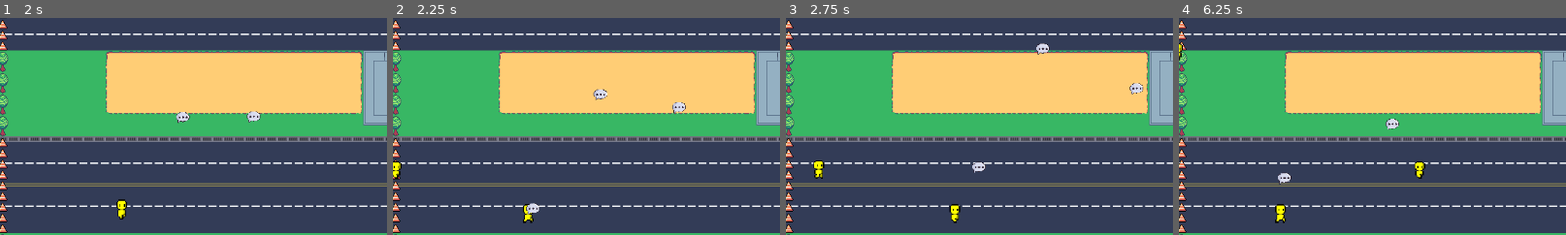
Above: before the commit, frames 1-4 (left to right).
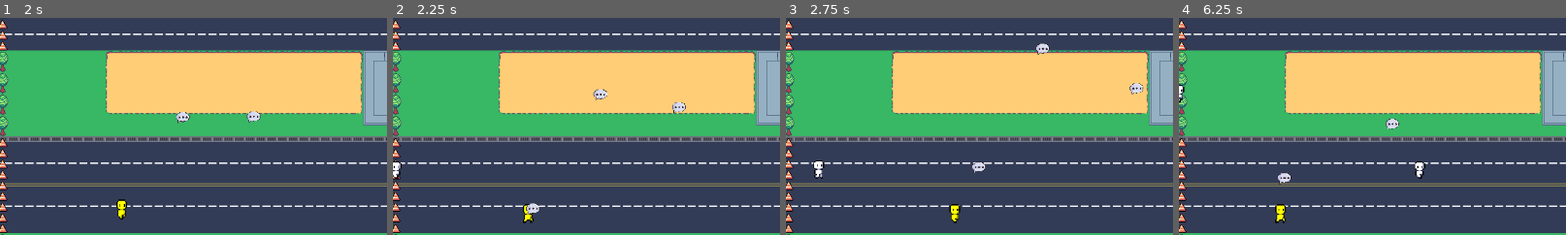
Above: after the commit, the same moments.

Repository: eliseokeefe/GameDevFinal
Game: Godot game, scene res://part_2.tscn
Same seed, same stepped clock (60 frames per second), same inputs: the game is played once before the commit and once after it. This scene is started directly instead of the project's main scene.
Inputs (mouse positions are % of the whole screen's width and height, from its top left):
- Up to frame 1 (2 s): tap Enter at 0.5 s; move the mouse to (72, 45) at 0.52 s; hold D (right) 0.53-1.28 s; click (72, 45) at 0.6 s; move the mouse to (30, 55) at 1.27 s; hold S (down) from 1.28 s (still down); click (30, 55) at 1.35 s
- Up to frame 2 (2.25 s): move the mouse to (60, 28) at 2.02 s; release S (down) at 2.03 s; hold D (right) from 2.03 s (still down); click (60, 28) at 2.1 s
- Up to frame 3 (2.75 s): keep holding D (right)
- Up to frame 4 (6.25 s): move the mouse to (45, 70) at 2.77 s; release D (right) at 2.78 s; hold W (up) 2.78-3.53 s; click (45, 70) at 2.85 s; move the mouse to (80, 65) at 3.52 s; hold A (left) 3.53-5.03 s; click (80, 65) at 3.6 s; move the mouse to (20, 35) at 4.27 s; click (20, 35) at 4.35 s; move the mouse to (55, 50) at 5.02 s; hold S (down) 5.03-5.78 s; click (55, 50) at 5.1 s; move the mouse to (35, 25) at 5.77 s; hold D (right) from 5.78 s (still down); click (35, 25) at 5.85 s
The pictures show only the part of the screen within x 0-50%, y 43-92%; the shares and areas given below are measured in that part.

Frame 1 is identical in both runs. In frame 2, 0.1% of the frame differs, in the area x 0-3%, y 66-74%; in frame 3, 0.1%; in frame 4, 0.3%, in the area x 0-64%, y 11-74%.
Error after the commit: Invalid call. Nonexistent function 'citizen_evil_now' in base 'CharacterBody2D (citizen.gd)'. (res://citizen_spawner.gd:30)

Commit message:
shooting mecs/shop scene updates

Diff:
--- a/citizen.gd
+++ b/citizen.gd
@@ -2,7 +2,6 @@
 
 var rng = RandomNumberGenerator.new()
 var convinced = false
-var evil = false
 var health = 50
 signal mind_changed
 
@@ -18,19 +17,10 @@
 	velocity.x = speed
 	$AnimatedSprite2D.flip_h = true
 
-func citizen_evil_now():
-	change_mind()
-	health = 100
-	evil = true
-
 func change_mind():
 	convinced = true
 	mind_changed.emit()
 	$AnimatedSprite2D.modulate = Color(1, 1, 0)
-
-func change_mind_back():
-	mind_changed.emit()
-	$AnimatedSprite2D.modulate = Color(1, 1, 1)
 
 func _on_timer_timeout():
 	queue_free()
@@ -40,7 +30,3 @@
 		health -= area.damage;
 		if health <= 0:
 			change_mind()
-	elif area.is_in_group("projectiles") and evil:
-		health -= area.damage;
-		if health <= 0:
-			change_mind_back()
--- a/in_game_hud.tscn
+++ b/in_game_hud.tscn
@@ -88,6 +88,7 @@
 offset_top = -69.0
 offset_right = 175.0
 grow_vertical = 0
+theme_override_colors/font_color = Color(0, 0, 0, 1)
 theme_override_fonts/font = ExtResource("2_sbn5i")
 theme_override_font_sizes/font_size = 50
 text = "0"
--- a/newspaper.tscn
+++ b/newspaper.tscn
@@ -7,6 +7,7 @@
 size = Vector2(82, 51)
 
 [node name="newspaper" type="Area2D"]
+scale = Vector2(0.3, 0.3)
 script = ExtResource("1_lltu0")
 
 [node name="Sprite2D" type="Sprite2D" parent="."]
@@ -18,5 +19,5 @@
 shape = SubResource("RectangleShape2D_fg0qo")
 
 [node name="VisibleOnScreenEnabler2D" type="VisibleOnScreenEnabler2D" parent="."]
-position = Vector2(23, -0.5)
-scale = Vector2(0.6, 2.05)
+position = Vector2(-3.09944e-06, -0.5)
+scale = Vector2(3.5, 2.05)
--- a/part_2.tscn
+++ b/part_2.tscn
@@ -18,3 +18,5 @@
 position = Vector2(-477, 185)
 
 [node name="Timer_part_2" parent="." instance=ExtResource("4_fgejc")]
+
+[connection signal="change_score" from="Citizen_Spawner" to="Timer_part_2" method="_on_citizen_spawner_change_score"]
--- a/phone.tscn
+++ b/phone.tscn
@@ -7,16 +7,18 @@
 size = Vector2(93, 155)
 
 [node name="phone" type="Area2D"]
+scale = Vector2(0.3, 0.3)
 script = ExtResource("1_lwoun")
 
 [node name="Sprite2D" type="Sprite2D" parent="."]
 scale = Vector2(0.15, 0.15)
 texture = ExtResource("2_7ktbm")
 
+[node name="VisibleOnScreenEnabler2D" type="VisibleOnScreenEnabler2D" parent="."]
+position = Vector2(-2, -0.5)
+scale = Vector2(2.9, 5.7)
+enable_node_path = NodePath("../CollisionShape2D")
+
 [node name="CollisionShape2D" type="CollisionShape2D" parent="."]
 position = Vector2(-1.5, 0.5)
 shape = SubResource("RectangleShape2D_rj30x")
-
-[node name="VisibleOnScreenEnabler2D" type="VisibleOnScreenEnabler2D" parent="CollisionShape2D"]
-position = Vector2(12.5, -1)
-scale = Vector2(0.8, 5.7)
--- /dev/null
+++ b/score_manager.gd
@@ -0,0 +1,3 @@
+extends Node
+
+var score = 0
--- a/shop_gui.tscn
+++ b/shop_gui.tscn
@@ -9,6 +9,7 @@
 [ext_resource type="Texture2D" uid="uid://c2pjn18ney0w2" path="res://ShopSprites/megaphone text.png" id="7_5j6la"]
 [ext_resource type="Texture2D" uid="uid://ces53fm7mcx2m" path="res://ShopSprites/localnews text.png" id="8_3025p"]
 [ext_resource type="Texture2D" uid="uid://dqatbjnlk8uq0" path="res://ShopSprites/social media text.png" id="9_3jmd3"]
+[ext_resource type="FontVariation" uid="uid://dp5ibsgsljx18" path="res://PressStart.tres" id="10_b63wd"]
 [ext_resource type="Texture2D" uid="uid://da5ywr6akrx2" path="res://ShopSprites/1Kpts.png" id="10_gdy2j"]
 [ext_resource type="Texture2D" uid="uid://nthipinh1v25" path="res://ShopSprites/50Kpts.png" id="11_mdj7h"]
 [ext_resource type="Texture2D" uid="uid://caamnf0dfx0av" path="res://ShopSprites/100Kpts.png" id="12_jvg70"]
@@ -71,17 +72,29 @@
 scale = Vector2(0.30303, 0.348485)
 texture = ExtResource("9_3jmd3")
 
+[node name="500pts" type="Label" parent="."]
+offset_left = 321.0
+offset_top = 458.0
+offset_right = 369.0
+offset_bottom = 491.0
+theme_override_colors/font_color = Color(0, 0, 0, 1)
+theme_override_fonts/font = ExtResource("10_b63wd")
+text = "500"
+
 [node name="1Kpts" type="Sprite2D" parent="."]
+visible = false
 position = Vector2(344, 468.5)
 scale = Vector2(0.527322, 0.515152)
 texture = ExtResource("10_gdy2j")
 
 [node name="50Kpts" type="Sprite2D" parent="."]
+visible = false
 position = Vector2(557, 469.5)
 scale = Vector2(0.532258, 0.5)
 texture = ExtResource("11_mdj7h")
 
 [node name="100Kpts" type="Sprite2D" parent="."]
+visible = false
 position = Vector2(772, 468.5)
 scale = Vector2(0.465157, 0.484848)
 texture = ExtResource("12_jvg70")
@@ -104,6 +117,24 @@
 theme_override_fonts/font = ExtResource("14_to6ud")
 theme_override_font_sizes/font_size = 10
 
+[node name="1500 pts" type="Label" parent="."]
+offset_left = 530.0
+offset_top = 459.0
+offset_right = 594.0
+offset_bottom = 482.0
+theme_override_colors/font_color = Color(0, 0, 0, 1)
+theme_override_fonts/font = ExtResource("10_b63wd")
+text = "1500"
+
+[node name="3000 pts" type="Label" parent="."]
+offset_left = 738.0
+offset_top = 459.0
+offset_right = 802.0
+offset_bottom = 482.0
+theme_override_colors/font_color = Color(0, 0, 0, 1)
+theme_override_fonts/font = ExtResource("10_b63wd")
+text = "3000"
+
 [connection signal="pressed" from="MegaphoneButton" to="." method="_on_megaphone_button_pressed"]
 [connection signal="pressed" from="NewspaperButton" to="." method="_on_newspaper_button_pressed"]
 [connection signal="pressed" from="PhoneButton" to="." method="_on_phone_button_pressed"]
--- a/timer_part_2.gd
+++ b/timer_part_2.gd
@@ -21,5 +21,6 @@
 	timer -= 1
 	$timer_label.text = str(timer)
 
-func update_Score():
+
+func _on_citizen_spawner_change_score():
 	new_score -= 50
Not shown: 1 places in part_2.tscn that only renumber resources
Not shown: 1 places in shop_gui.tscn that only renumber resources
